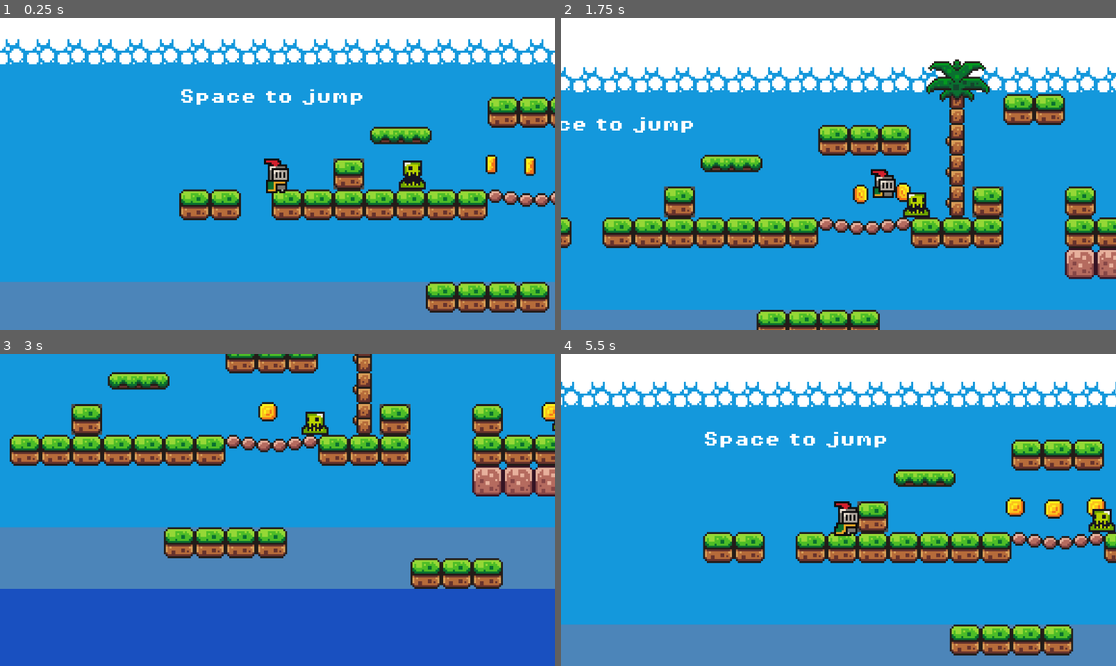
Above: before the commit, frames 1-4 (two rows, left to right).
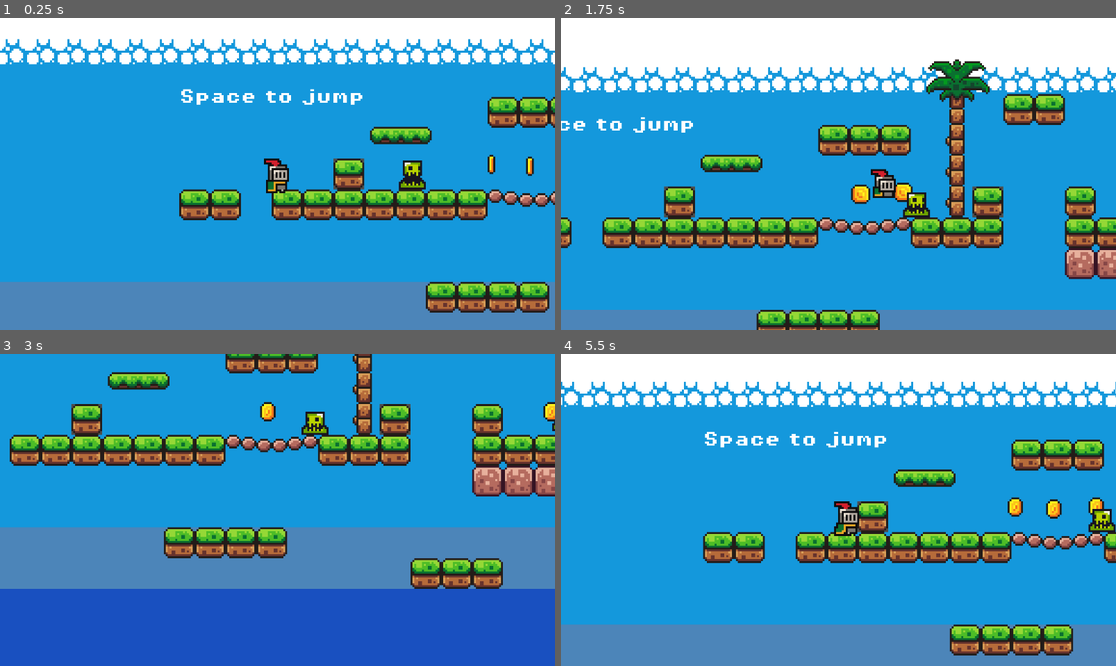
Above: after the commit, the same moments.

Repository: BijouRaj/basic_godot
Game: Godot game, scene res://scenes/game.tscn
Two runs of this game, one before a commit and one after it. Both use one fixed random seed, a clock stepped at 60 frames per second and the inputs below.
Inputs:
- Up to frame 1 (0.25 s): no input
- Up to frame 2 (1.75 s): hold D (move_right) from 0.53 s (still down); tap Space (jump) at 0.77, 1.52 s
- Up to frame 3 (3 s): release D (move_right) at 2.03 s; hold Left (move_left) 2.03-2.78 s; hold D (move_right) from 2.78 s (still down)
- Up to frame 4 (5.5 s): tap Space (jump) at 3.02, 3.77, 4.52 s; release D (move_right) at 4.28 s; hold Left (move_left) 4.28-5.03 s; hold D (move_right) from 5.03 s (still down)

The runs differ from the first frame. In frame 1, 0.2% of the frame differs, in the area x 87-97%, y 43-51%; in frame 2, 0.2%; in frame 3, 0.2%; in frame 4, 0.4%, in the area x 80-99%, y 45-53%.

Commit message:
Added sound effect to coin pickup

Diff:
--- /dev/null
+++ b/default_bus_layout.tres
@@ -0,0 +1,15 @@
+[gd_resource type="AudioBusLayout" format=3 uid="uid://cue8qiu5ri4id"]
+
+[resource]
+bus/1/name = &"Music"
+bus/1/solo = false
+bus/1/mute = false
+bus/1/bypass_fx = false
+bus/1/volume_db = -11.957565
+bus/1/send = &"Master"
+bus/2/name = &"SFX"
+bus/2/solo = false
+bus/2/mute = false
+bus/2/bypass_fx = false
+bus/2/volume_db = 0.0
+bus/2/send = &"Master"
--- a/project.godot
+++ b/project.godot
@@ -14,6 +14,14 @@
 run/main_scene="uid://cf5ru3cuuapxx"
 config/features=PackedStringArray("4.6", "Forward Plus")
 config/icon="res://icon.svg"
+
+[audio]
+
+buses/default_bus_layout="uid://cue8qiu5ri4id"
+
+[autoload]
+
+Music="*uid://d4j74njm6y63o"
 
 [input]
 
--- a/scenes/coin.tscn
+++ b/scenes/coin.tscn
@@ -2,6 +2,7 @@
 
 [ext_resource type="Script" uid="uid://es01h37kisnd" path="res://scripts/coin.gd" id="1_i64fm"]
 [ext_resource type="Texture2D" uid="uid://uir0r6hjl6de" path="res://assets/sprites/coin.png" id="1_rwqht"]
+[ext_resource type="AudioStream" uid="uid://cntf5da1pv6ch" path="res://assets/sounds/coin.wav" id="3_11l1o"]
 
 [sub_resource type="AtlasTexture" id="AtlasTexture_i64fm"]
 atlas = ExtResource("1_rwqht")
@@ -98,6 +99,104 @@
 [sub_resource type="CircleShape2D" id="CircleShape2D_ssuvv"]
 radius = 5.0
 
+[sub_resource type="Animation" id="Animation_d14el"]
+length = 0.001
+tracks/0/type = "value"
+tracks/0/imported = false
+tracks/0/enabled = true
+tracks/0/path = NodePath("AnimatedSprite2D:visible")
+tracks/0/interp = 1
+tracks/0/loop_wrap = true
+tracks/0/keys = {
+"times": PackedFloat32Array(0),
+"transitions": PackedFloat32Array(1),
+"update": 1,
+"values": [true]
+}
+tracks/1/type = "value"
+tracks/1/imported = false
+tracks/1/enabled = true
+tracks/1/path = NodePath("CollisionShape2D:disabled")
+tracks/1/interp = 1
+tracks/1/loop_wrap = true
+tracks/1/keys = {
+"times": PackedFloat32Array(0),
+"transitions": PackedFloat32Array(1),
+"update": 1,
+"values": [false]
+}
+tracks/2/type = "value"
+tracks/2/imported = false
+tracks/2/enabled = true
+tracks/2/path = NodePath("PickupSound:playing")
+tracks/2/interp = 1
+tracks/2/loop_wrap = true
+tracks/2/keys = {
+"times": PackedFloat32Array(0),
+"transitions": PackedFloat32Array(1),
+"update": 1,
+"values": [false]
+}
+
+[sub_resource type="Animation" id="Animation_1ikuy"]
+resource_name = "pickup"
+tracks/0/type = "value"
+tracks/0/imported = false
+tracks/0/enabled = true
+tracks/0/path = NodePath("AnimatedSprite2D:visible")
+tracks/0/interp = 1
+tracks/0/loop_wrap = true
+tracks/0/keys = {
+"times": PackedFloat32Array(0),
+"transitions": PackedFloat32Array(1),
+"update": 1,
+"values": [false]
+}
+tracks/1/type = "value"
+tracks/1/imported = false
+tracks/1/enabled = true
+tracks/1/path = NodePath("CollisionShape2D:disabled")
+tracks/1/interp = 1
+tracks/1/loop_wrap = true
+tracks/1/keys = {
+"times": PackedFloat32Array(0),
+"transitions": PackedFloat32Array(1),
+"update": 1,
+"values": [true]
+}
+tracks/2/type = "value"
+tracks/2/imported = false
+tracks/2/enabled = true
+tracks/2/path = NodePath("PickupSound:playing")
+tracks/2/interp = 1
+tracks/2/loop_wrap = true
+tracks/2/keys = {
+"times": PackedFloat32Array(0.033333335),
+"transitions": PackedFloat32Array(1),
+"update": 1,
+"values": [true]
+}
+tracks/3/type = "method"
+tracks/3/imported = false
+tracks/3/enabled = true
+tracks/3/path = NodePath(".")
+tracks/3/interp = 1
+tracks/3/loop_wrap = true
+tracks/3/keys = {
+"times": PackedFloat32Array(1),
+"transitions": PackedFloat32Array(1),
+"values": [{
+"args": [],
+"method": &"queue_free"
+}]
+}
+
+[sub_resource type="AnimationLibrary" id="AnimationLibrary_wnlwo"]
+_data = {
+&"RESET": SubResource("Animation_d14el"),
+&"pickup": SubResource("Animation_1ikuy")
+}
+
 [node name="Coin" type="Area2D" unique_id=1947594788]
 collision_mask = 2
 script = ExtResource("1_i64fm")
@@ -105,9 +204,16 @@
 [node name="AnimatedSprite2D" type="AnimatedSprite2D" parent="." unique_id=1510083045]
 sprite_frames = SubResource("SpriteFrames_ls27i")
 autoplay = "default"
-frame_progress = 0.032575075
+frame_progress = 0.93075144
 
 [node name="CollisionShape2D" type="CollisionShape2D" parent="." unique_id=572039240]
 shape = SubResource("CircleShape2D_ssuvv")
 
+[node name="PickupSound" type="AudioStreamPlayer2D" parent="." unique_id=395706812]
+stream = ExtResource("3_11l1o")
+bus = &"SFX"
+
+[node name="AnimationPlayer" type="AnimationPlayer" parent="." unique_id=2124827217]
+libraries/ = SubResource("AnimationLibrary_wnlwo")
+
 [connection signal="body_entered" from="." to="." method="_on_body_entered"]
--- /dev/null
+++ b/scenes/music.tscn
@@ -0,0 +1,8 @@
+[gd_scene format=3 uid="uid://d4j74njm6y63o"]
+
+[ext_resource type="AudioStream" uid="uid://csnh57iwj1wja" path="res://assets/music/time_for_adventure.mp3" id="1_05ggv"]
+
+[node name="Music" type="AudioStreamPlayer2D" unique_id=1491783911]
+stream = ExtResource("1_05ggv")
+autoplay = true
+bus = &"Music"
--- a/scripts/coin.gd
+++ b/scripts/coin.gd
@@ -1,7 +1,9 @@
 extends Area2D
 
 @onready var game_manager: Node = %GameManager
+@onready var animation_player: AnimationPlayer = $AnimationPlayer
+
 
 func _on_body_entered(body: Node2D):
 	game_manager.add_point()
-	queue_free()
+	animation_player.play("pickup")
Not shown, changed: assets/music/time_for_adventure.mp3.import
